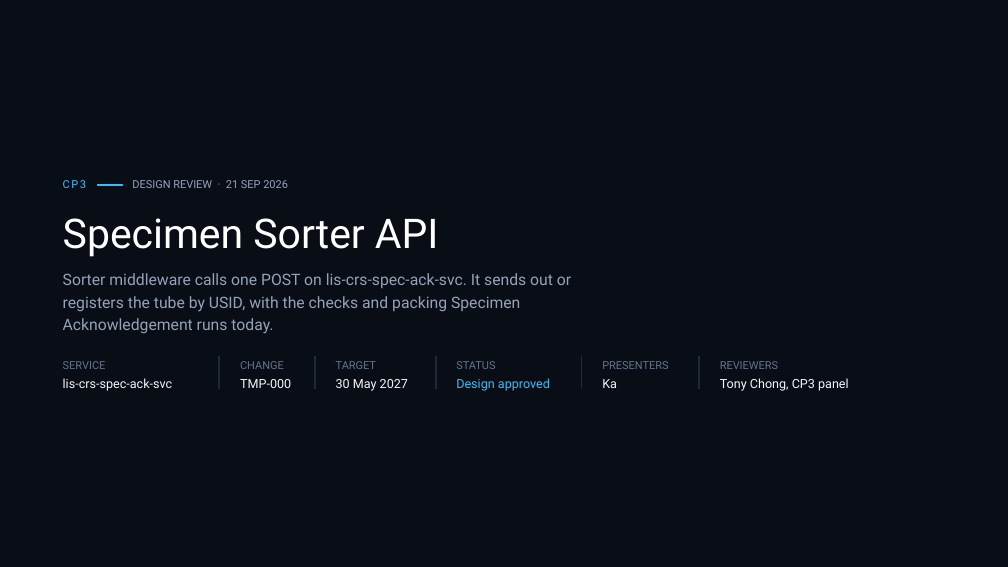
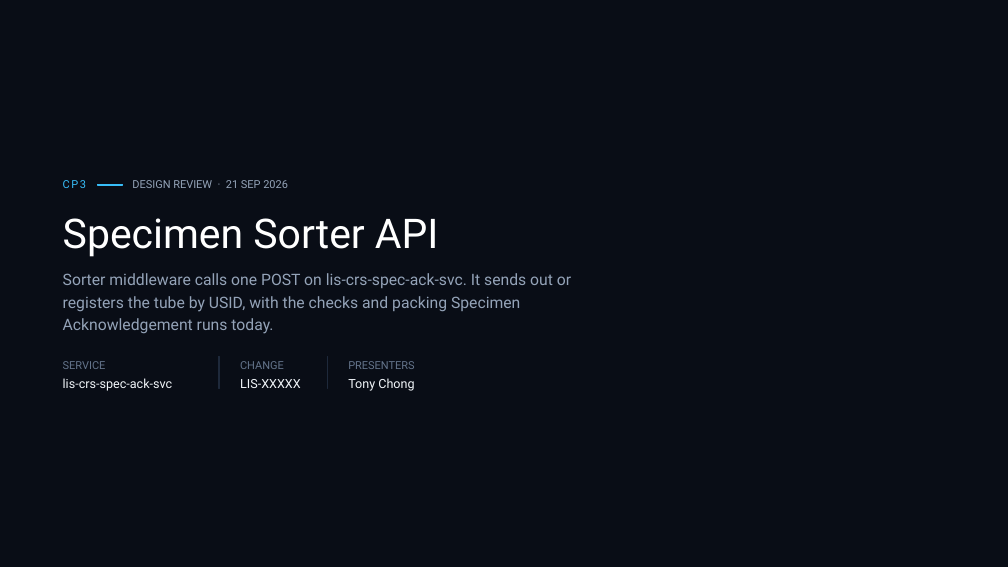
Before and after one commit to DragonChong/HA-Notes, a slide deck: slide 1 of SDLC/Projects/TMP-specimen-sorter-api — Specimen Sorter API/assets/Specimen Sorter API v3.pptx. Drawn at 1008x567 pixels with LibreOffice and Linux fonts; fonts in the diff are those of the drawing. Boxes give left, top, right and bottom in pixels: in the first picture for what was removed or moved away, otherwise in the second. Text is boxed around its words. In the diff, an @@ line names an element or a change of style, - is before the commit and + after.

```diff
--- a/SDLC/Projects/TMP-specimen-sorter-api — Specimen Sorter API/assets/Specimen Sorter API v3.pptx
+++ b/SDLC/Projects/TMP-specimen-sorter-api — Specimen Sorter API/assets/Specimen Sorter API v3.pptx
@@ rectangle: place and size @@
-rectangle at (315,357,315,389)
+rectangle at (327,357,328,389)
@@ text "PRESENTERS": place and size @@
-text "PRESENTERS" at (602,361,668,369)
+text "PRESENTERS" at (348,361,414,369)
@@ rectangle removed at (436,357,436,389) @@
@@ rectangle removed at (582,357,582,389) @@
@@ rectangle removed at (699,357,699,389) @@
@@ text at (240,379,301,388): text changed @@
-TMP-000
+LIS-XXXXX
@@ text removed at (336,361,376,369) @@
-TARGET
@@ text at (348,378,414,391): text changed @@
-30 May 2027
+Tony Chong
@@ text removed at (456,361,495,369) @@
-STATUS
@@ text removed at (456,378,550,391) @@
-Design approved
@@ text removed at (602,379,617,388) @@
-Ka
@@ text removed at (720,361,778,369) @@
-REVIEWERS
@@ text removed at (720,378,849,391) @@
-Tony Chong, CP3 panel
```
Also in this commit, not shown: 1 other file.
